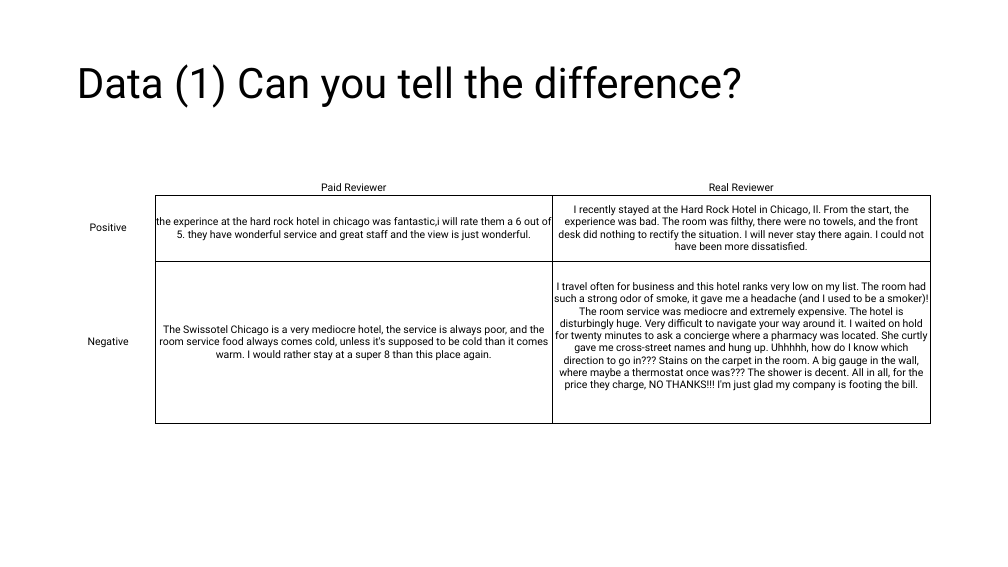
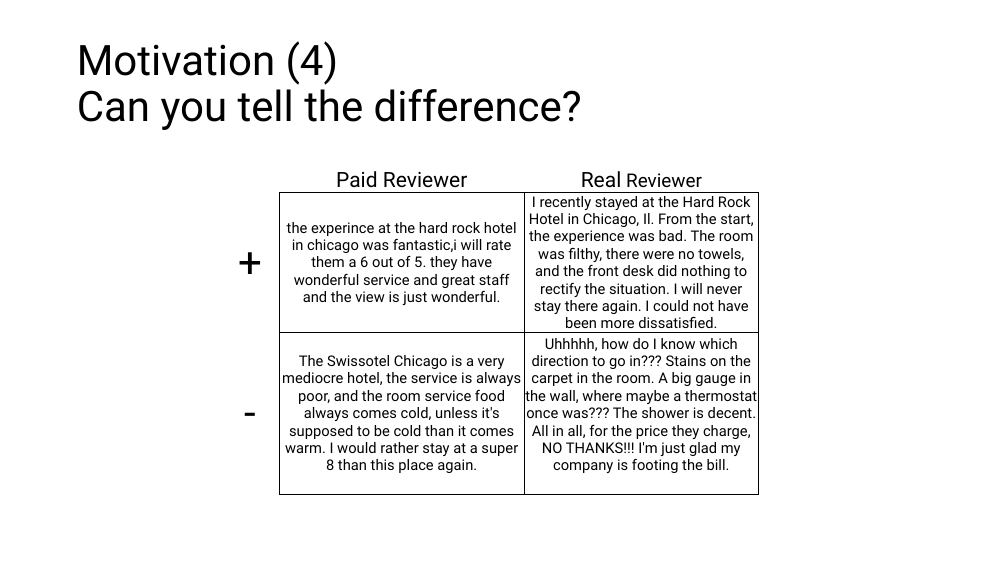
Before and after one commit to chrisgian/Capstone2-NLP-Hotel-Reviews, a slide deck: slide 6 of NLP 2 - Hotel Reviews Deliverable.pptx (slide 7 before the commit). Drawn at 1008x567 pixels with LibreOffice and Linux fonts; fonts in the diff are those of the drawing. Boxes give left, top, right and bottom in pixels: in the first picture for what was removed or moved away, otherwise in the second. Text is boxed around its words. In the diff, an @@ line names an element or a change of style, - is before the commit and + after.

Commit message:
Updated Slide Decks

```diff
--- a/NLP 2 - Hotel Reviews Deliverable.pptx
+++ b/NLP 2 - Hotel Reviews Deliverable.pptx
@@ title at [77,41,582,130]: text changed @@
-Data (1) Can you tell the difference?
+Motivation (4)
+Can you tell the difference?
@@ table at [221,167,758,497] @@
-row 2, column 1: Positive
+row 2, column 1: +
-row 3, column 1: Negative
+row 3, column 1: -
-row 3, column 3: I travel often for business and this hotel ranks very low on my list. The room had such a strong odor of smoke, it gave me a headache (and I used to be a smoker)! The room service was mediocre and extremely expensive. The hotel is disturbingly huge. Very difficult to navigate your way around it. I waited on hold for twenty minutes to ask a concierge where a pharmacy was located. She curtly gave me cross-street names and hung up. Uhhhhh, how do I know which direction to go in??? Stains on the carpet in the room. A big gauge in the wall, where maybe a thermostat once was??? The shower is decent. All in all, for the price they charge, NO THANKS!!! I'm just glad my company is footing the bill.
+row 3, column 3: Uhhhhh, how do I know which direction to go in??? Stains on the carpet in the room. A big gauge in the wall, where maybe a thermostat once was??? The shower is decent. All in all, for the price they charge, NO THANKS!!! I'm just glad my company is footing the bill.
@@ size 10 to 20 pt in "Paid Reviewer", "Real" @@
@@ size 10 to 18 pt in "Reviewer" @@
@@ size 10 to 14 pt in "the experince at the hard rock hotel ...", "I recently stayed at the Hard Rock ...", "The Swissotel Chicago is a very mediocre ..." @@
@@ table: place and size @@
-table at [61,179,931,423]
+table at [221,167,758,497]
```
Also in this commit, not shown: 10 other slides changed, 5 slides added, 9 slides removed, 1 other file.
